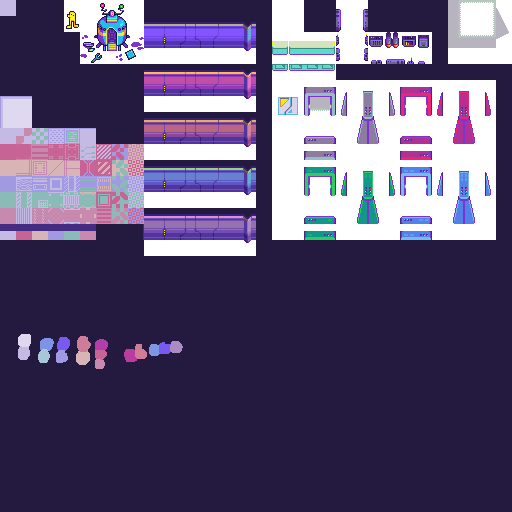
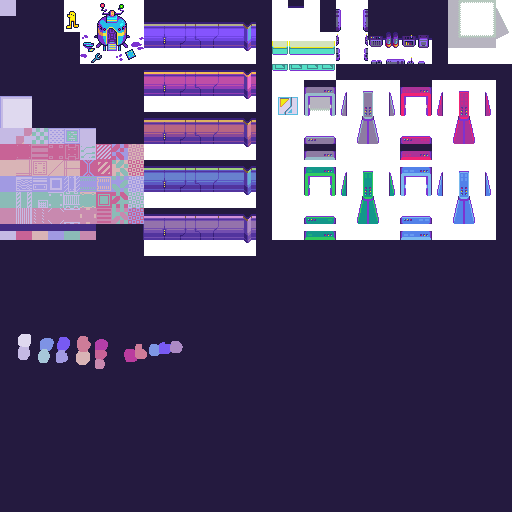
Comparing the layer stacks of the two 512px x 512px images. Changes:
"Layer 4": opacity 33% → 100%, painted on it over (288, 0, 432, 151)
removed layer "Layer 2" from group "BG" over (288, 0, 432, 151)
added layer "Layer 5 copy" in group "BG" over (384, 32, 432, 40)
added layer "Layer 5" in group "BG" over (368, 32, 384, 40)
painted on "Layer 0" over (304, 0, 320, 32)
